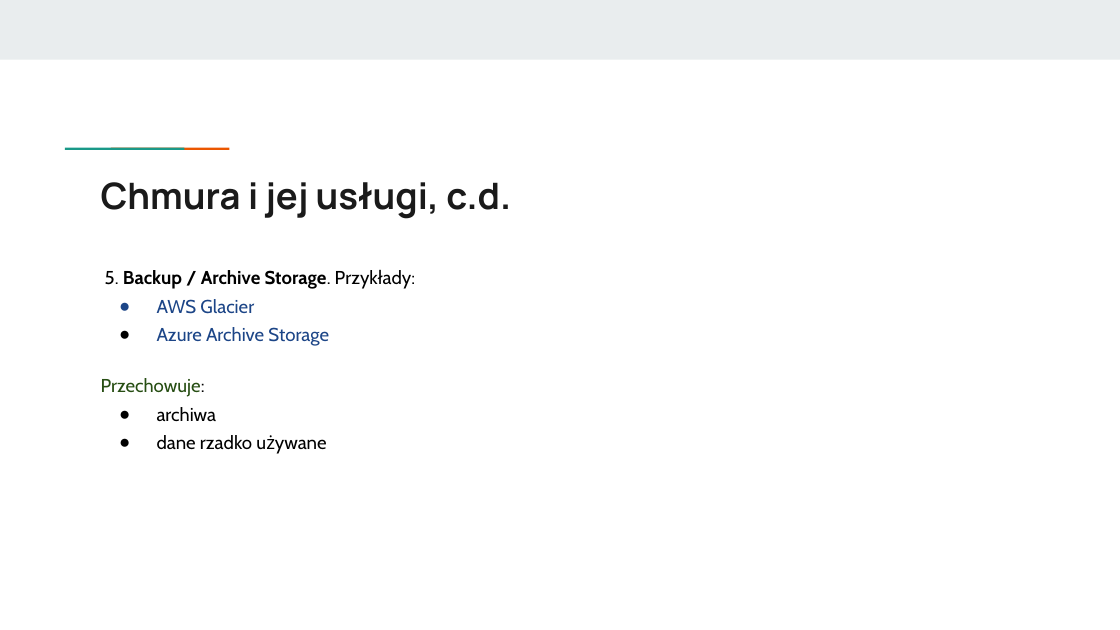
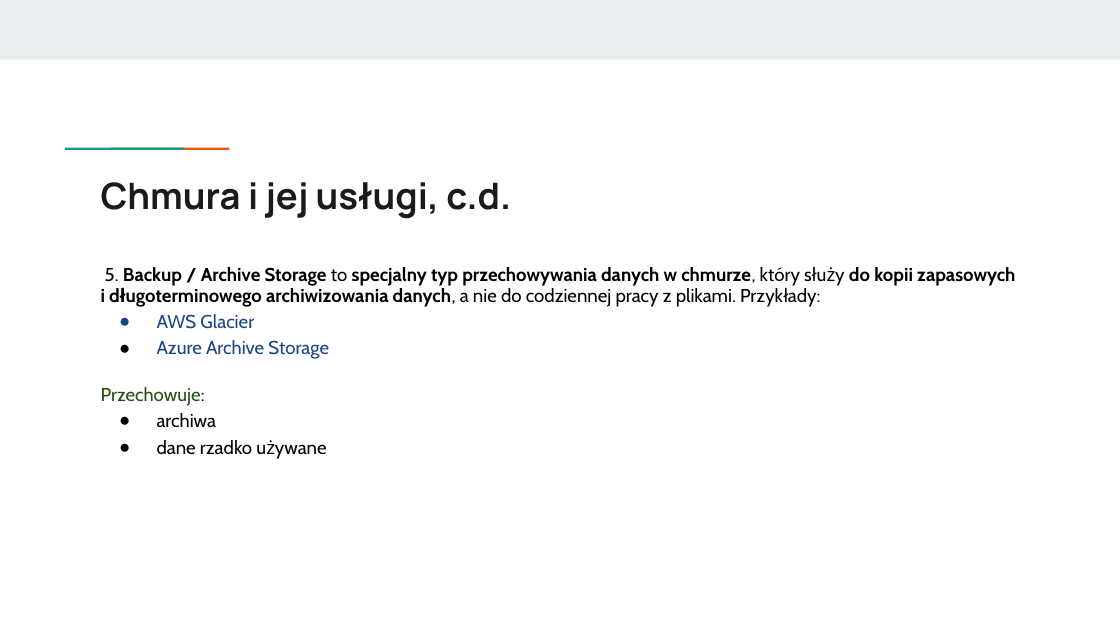
Before and after one commit to KasiaKasia/PRZEDMIOTY, a slide deck: slide 99 of ZASTOSOWANIE_INFORMATYKI/1A-gr_2/Zastosowanie informatyki - 1A gr. 2-plik2.pptx. Drawn at 1120x630 pixels with LibreOffice and Linux fonts; fonts in the diff are those of the drawing. Boxes give left, top, right and bottom in pixels: in the first picture for what was removed or moved away, otherwise in the second. Text is boxed around its words. In the diff, an @@ line names an element or a change of style, - is before the commit and + after.

```diff
--- a/ZASTOSOWANIE_INFORMATYKI/1A-gr_2/Zastosowanie informatyki - 1A gr. 2-plik2.pptx
+++ b/ZASTOSOWANIE_INFORMATYKI/1A-gr_2/Zastosowanie informatyki - 1A gr. 2-plik2.pptx
@@ text at (101, 267, 1015, 307): text changed @@
-5. Backup / Archive Storage. Przykłady:
+5. Backup / Archive Storage to specjalny typ przechowywania danych w chmurze, który służy do kopii zapasowych i długoterminowego archiwizowania danych, a nie do codziennej pracy z plikami. Przykłady:
@@ text at (101, 314, 329, 454): line spacing 1 to 0.9 @@
```
Also in this commit, not shown: 6 other slides changed, 1 other file.
